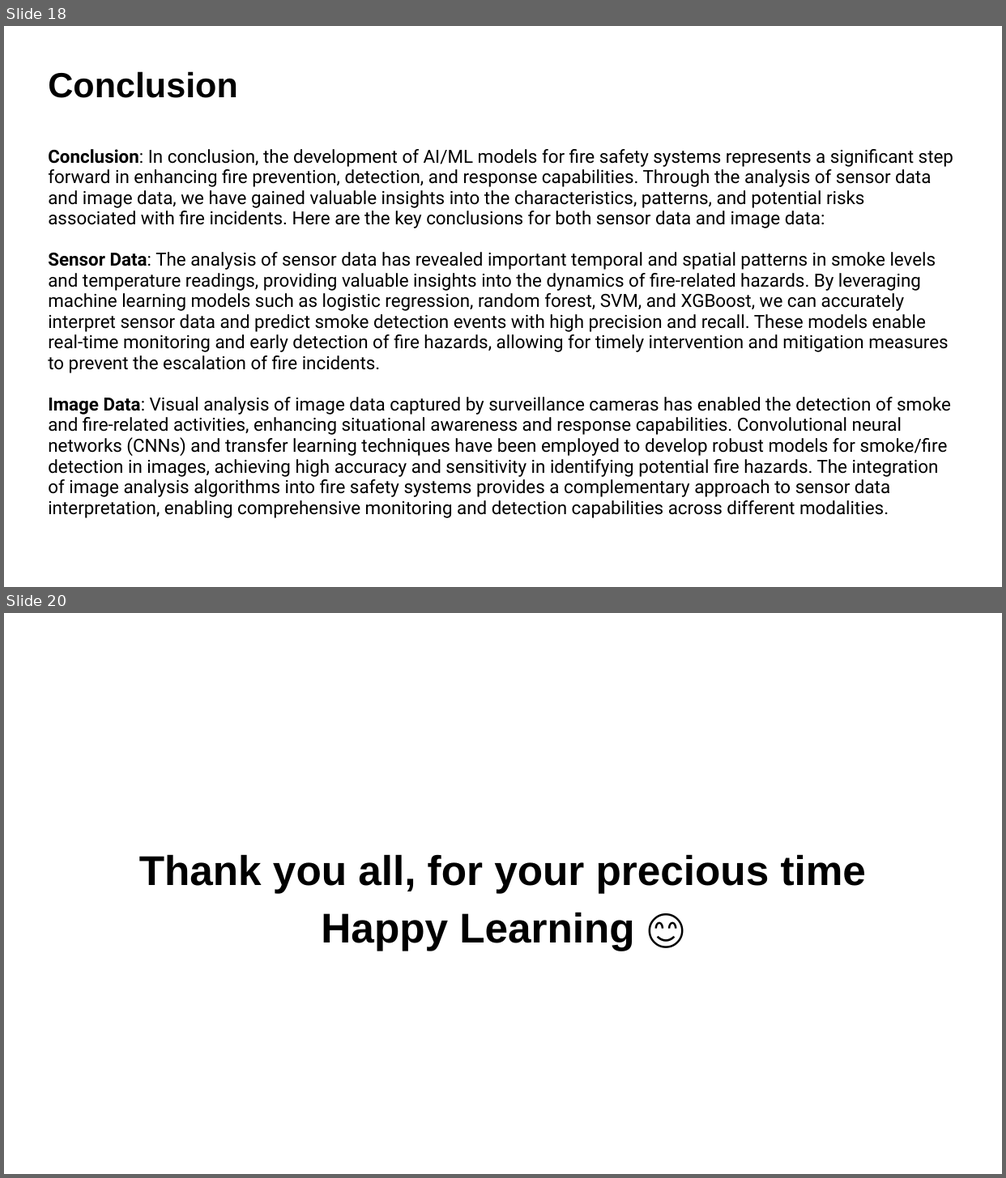
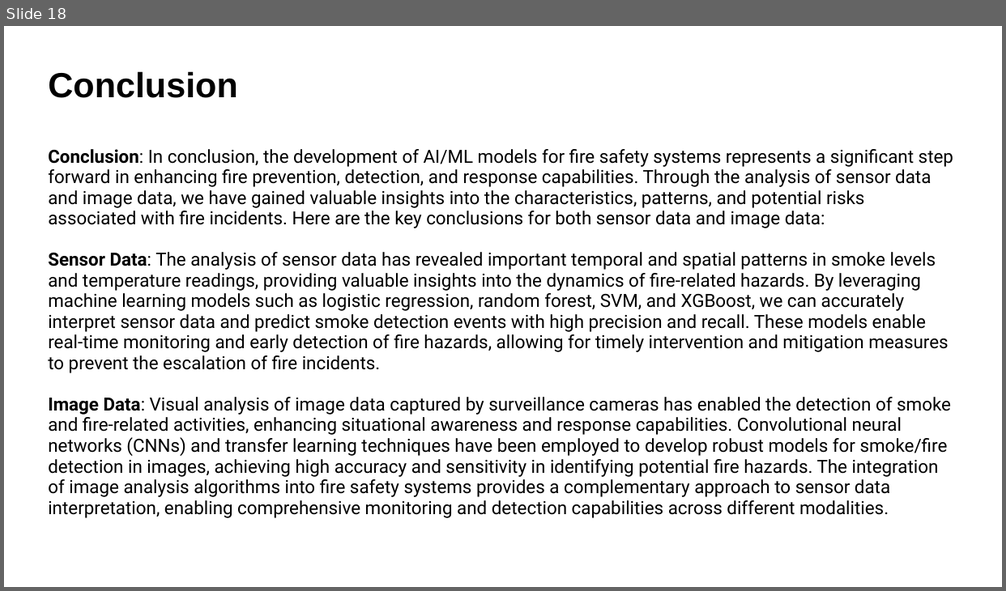
Before and after one commit to iamsouravbanerjee/Tech-Assignment, a slide deck: Presentation on Fire Safety System.pptx. Shown one above the other, each under a label of ours: slides 18 and 20 before the commit, slide 18 after it; the slides between them are not shown. The pictures are 1006x1178 and 1006x591 pixels, drawn with LibreOffice and Linux fonts; fonts in the diff are those of the drawing. Boxes give left, top, right and bottom in pixels: in the first picture for what was removed or moved away, otherwise in the second. Text is boxed around its words. In the diff, an @@ line names an element or a change of style, - is before the commit and + after.

```diff
--- a/Presentation on Fire Safety System.pptx
+++ b/Presentation on Fire Safety System.pptx
@@ slide 20 removed at (x1=4, y1=613, x2=1002, y2=1174), background #FFFFFF @@
@@ text removed at (x1=139, y1=854, x2=866, y2=951) @@
-Thank you all, for your precious time
-Happy Learning 😊
```
Also in this commit, not shown: 1 other file.
